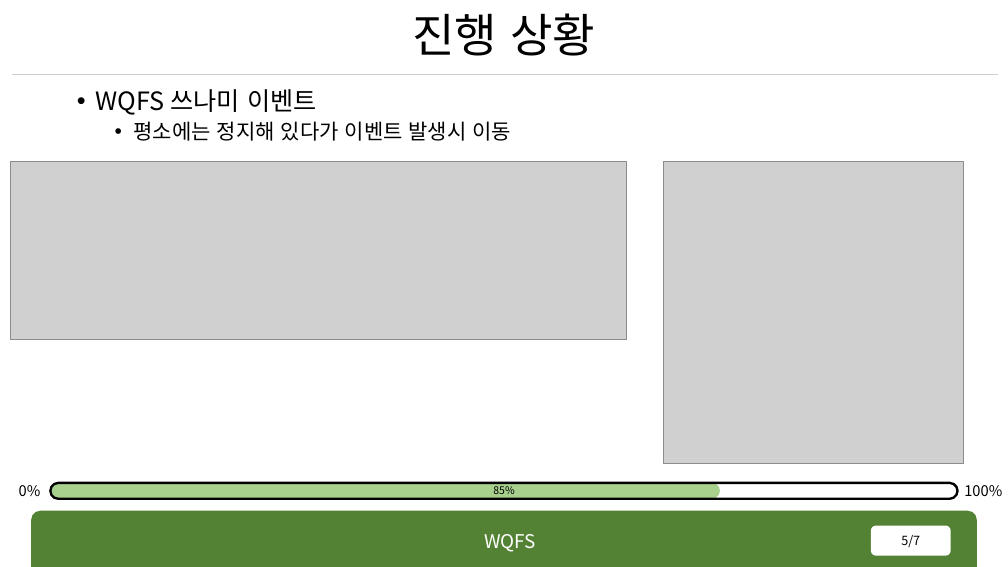
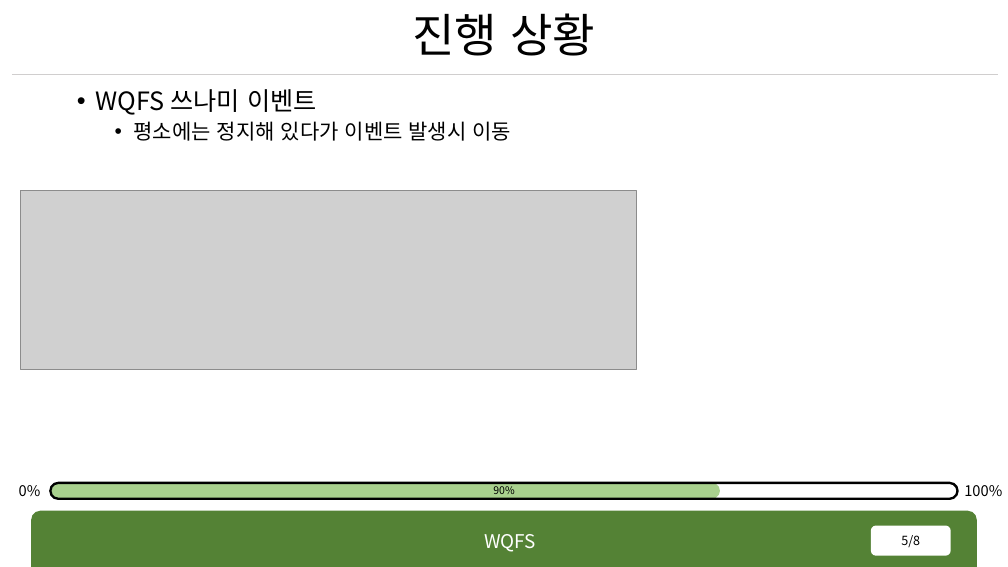
Before and after one commit to rennOobayashi/WQFS, a slide deck: slide 5 of WQFS.pptx. Drawn at 1008x567 pixels with LibreOffice and Linux fonts; fonts in the diff are those of the drawing; grey boxes stand for pictures. Boxes give left, top, right and bottom in pixels: in the first picture for what was removed or moved away, otherwise in the second. Text is boxed around its words. In the diff, an @@ line names an element or a change of style, - is before the commit and + after.

```diff
--- a/WQFS.pptx
+++ b/WQFS.pptx
@@ picture removed at [664, 162, 964, 464] @@
@@ picture: place and size @@
-picture at [10, 162, 627, 340]
+picture at [20, 191, 637, 369]
@@ text at [493, 486, 514, 498]: text changed @@
-85%
+90%
@@ page number at [901, 535, 920, 547]: text changed @@
-5/7
+5/8
```
Also in this commit, not shown: 4 other slides changed, 2 slides added, 25 other files.
